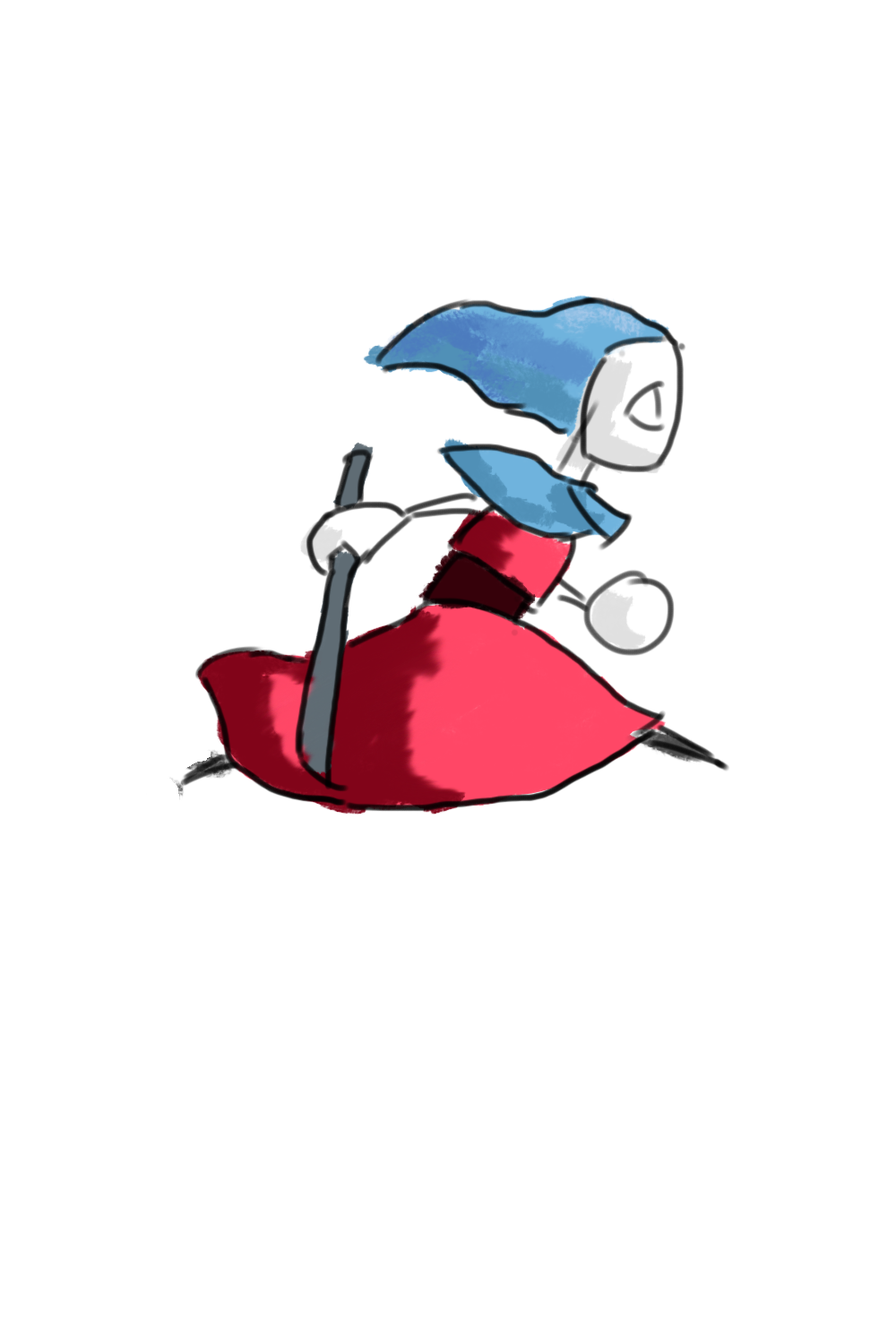
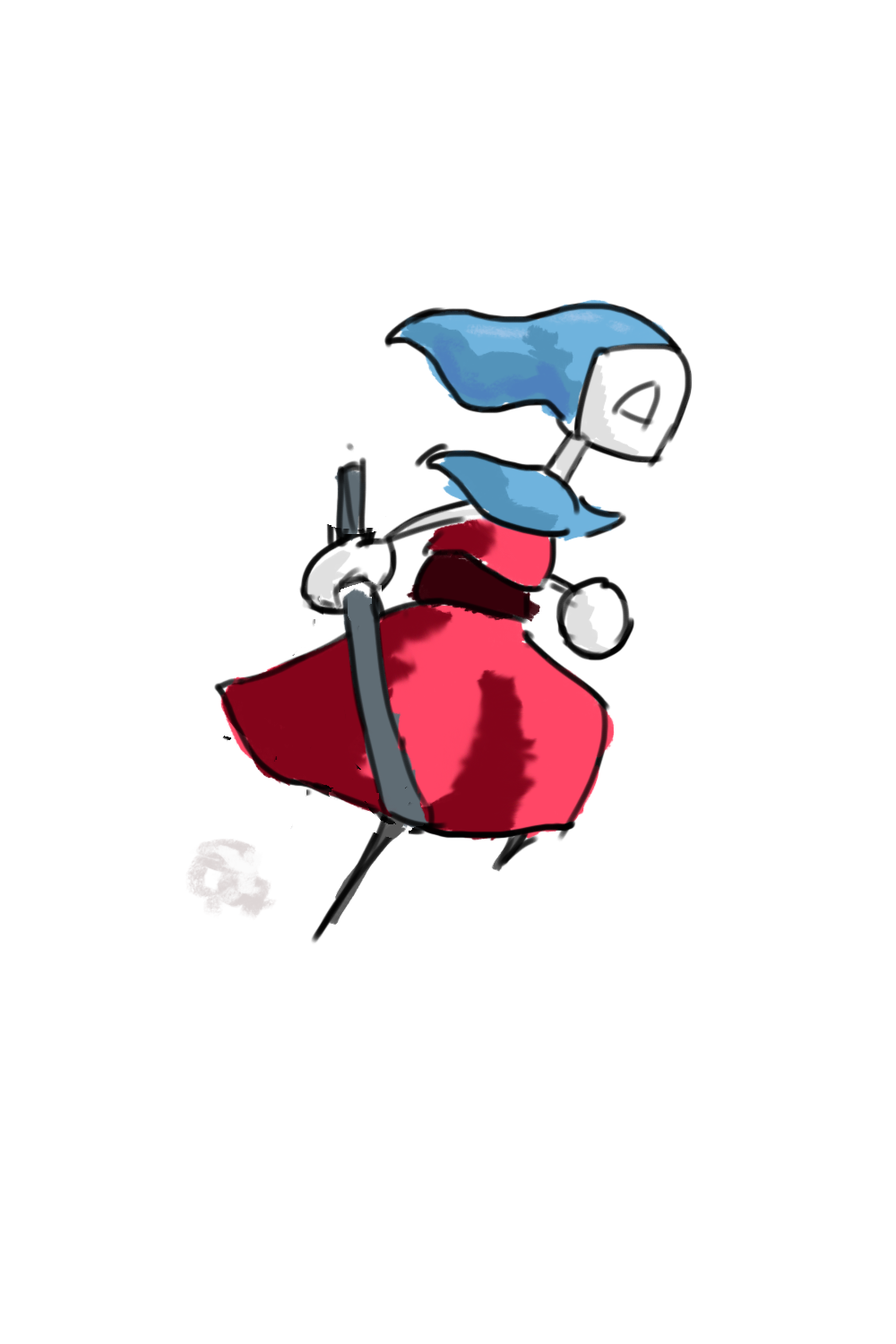
Two versions of the same layered image (896px x 1344px). Layer-by-layer changes:
added layer "body3 copy" above "body3" over 184, 299, 696, 945
showed "body3" over 213, 301, 693, 945
showed "color3", painted on it over 184, 299, 696, 925
hid "body1" over 180, 295, 730, 812
hid "color1" over 169, 294, 710, 815
